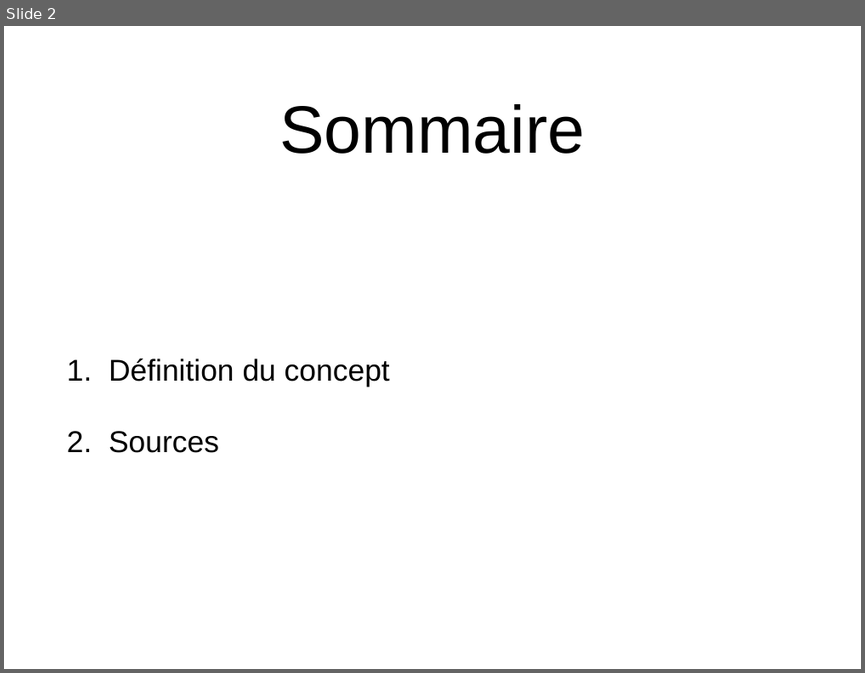
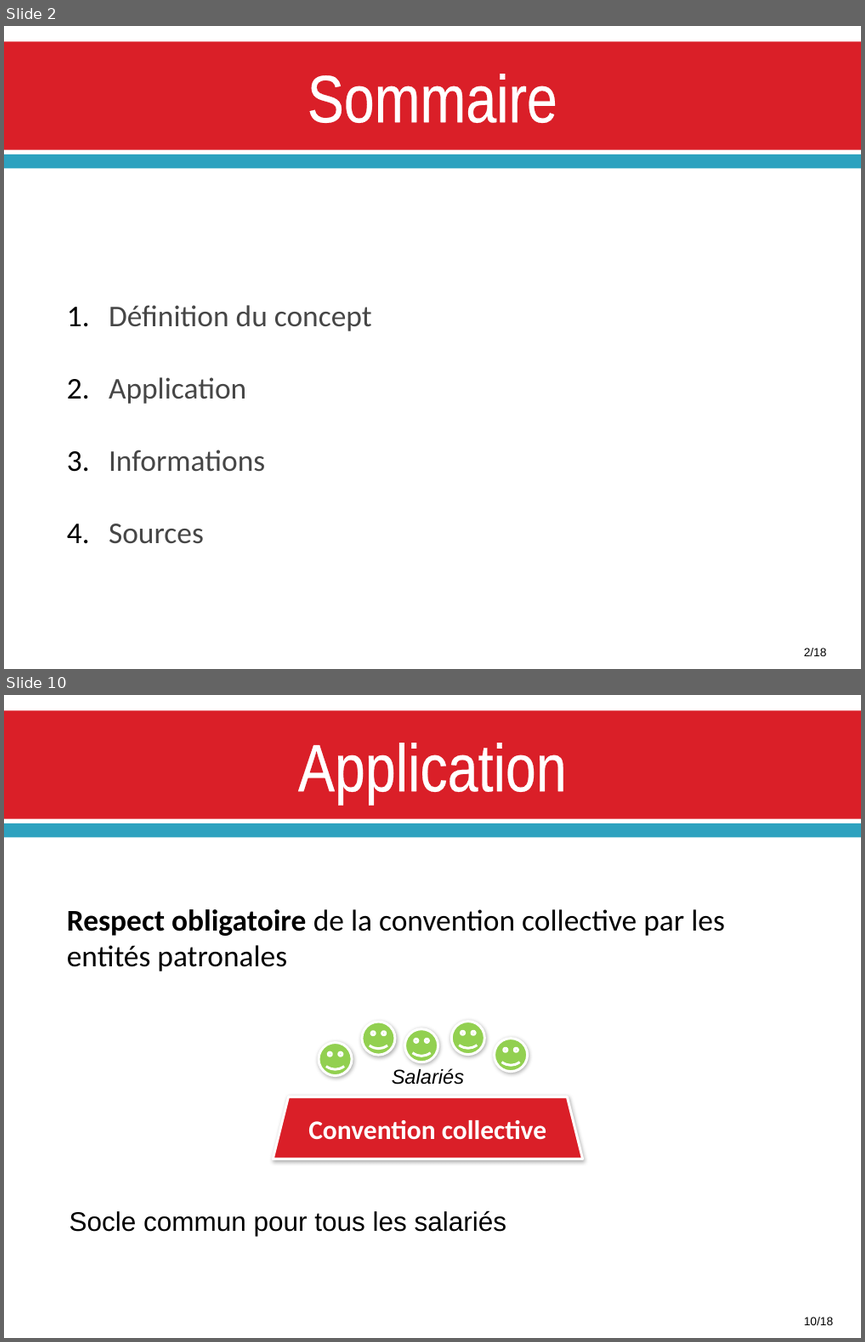
Before and after one commit to Mekiis/LP, a slide deck: COMMUNICATION/Convention_Collective.pptx. Shown one above the other, each under a label of ours: slide 2 before the commit, slides 2 and 10 after it; the slides between them are not shown. The pictures are 865x673 and 865x1342 pixels, drawn with LibreOffice and Linux fonts; fonts in the diff are those of the drawing. Boxes give left, top, right and bottom in pixels: in the first picture for what was removed or moved away, otherwise in the second. Text is boxed around its words. In the diff, an @@ line names an element or a change of style, - is before the commit and + after.

Commit message:
Add final presentation for Communication

```diff
--- a/COMMUNICATION/Convention_Collective.pptx
+++ b/COMMUNICATION/Convention_Collective.pptx
@@ slide 10 added at (4,695,861,1338), background #FFFFFF; not listed: 2 template elements that a slide beside it also shows @@
@@ title added at (298,743,567,804), 80 pt, text #FFFFFF @@
+Application
@@ text added at (67,909,725,971), 36 pt, text #000000 @@
+Respect obligatoire de la convention collective par les entités patronales
@@ smiley face added at (362,1021,395,1055), fill #92D050, outline #FFFFFF 3 pt @@
@@ smiley face added at (452,1021,485,1054), fill #92D050, outline #FFFFFF 3 pt @@
@@ smiley face added at (318,1042,352,1075), fill #92D050, outline #FFFFFF 3 pt @@
@@ smiley face added at (404,1029,438,1062), fill #92D050, outline #FFFFFF 3 pt @@
@@ smiley face added at (494,1038,527,1071), fill #92D050, outline #FFFFFF 3 pt @@
@@ text added at (392,1068,464,1084), 24 pt, text #000000, italic @@
+Salariés
@@ trapezoid added at (273,1097,583,1159), fill #DA1F28, outline #FFFFFF 3 pt, 32 pt, text #FFFFFF, bold @@
+Convention collective
@@ text added at (69,1210,507,1236), 32 pt, text #000000 @@
+Socle commun pour tous les salariés
@@ text added at (804,1316,833,1325), 14 pt, text #000000 @@
+10/18
@@ slide 2 changed as well @@
@@ rectangle added at (4,41,861,150), fill #DA1F28 @@
@@ title "Sommaire" at (307,74,557,123): font Arial to Arial Narrow, text colour #000000 to #FFFFFF, letter outline none to #FFFFFF 1.1 pt; vertical alignment middle to top @@
@@ rectangle added at (4,154,861,168), fill #2DA2BF @@
@@ text at (109,305,372,544): font Arial to Calibri, text colour #000000 to #464646 in "Définition du concept", "Sources"; line spacing 1 to 2; less space between paragraphs @@
@@ text at (109,377,265,471): paragraphs added @@
+2. Application
+3. Informations
@@ text added at (804,647,827,656), 14 pt, text #000000 @@
+2/18
```
Also in this commit, not shown: 6 other slides changed, 10 other slides added, 3 slides removed.
